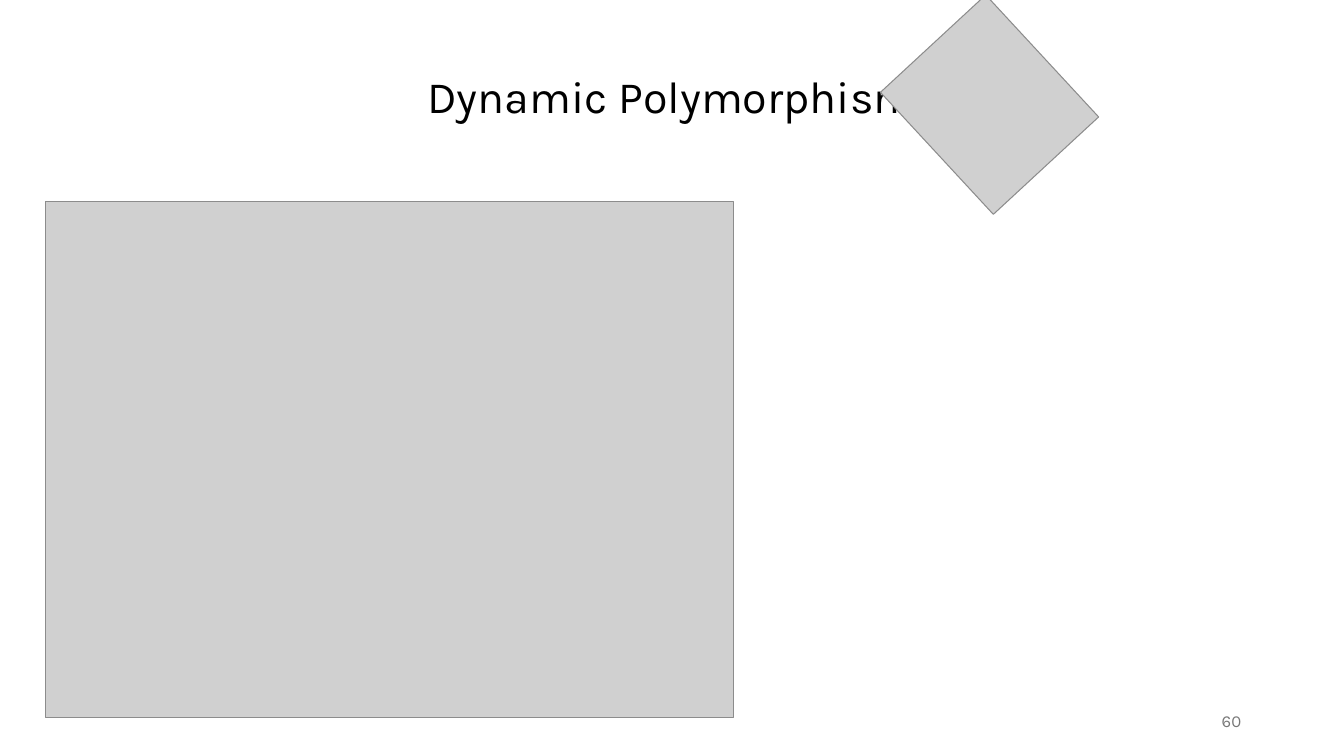
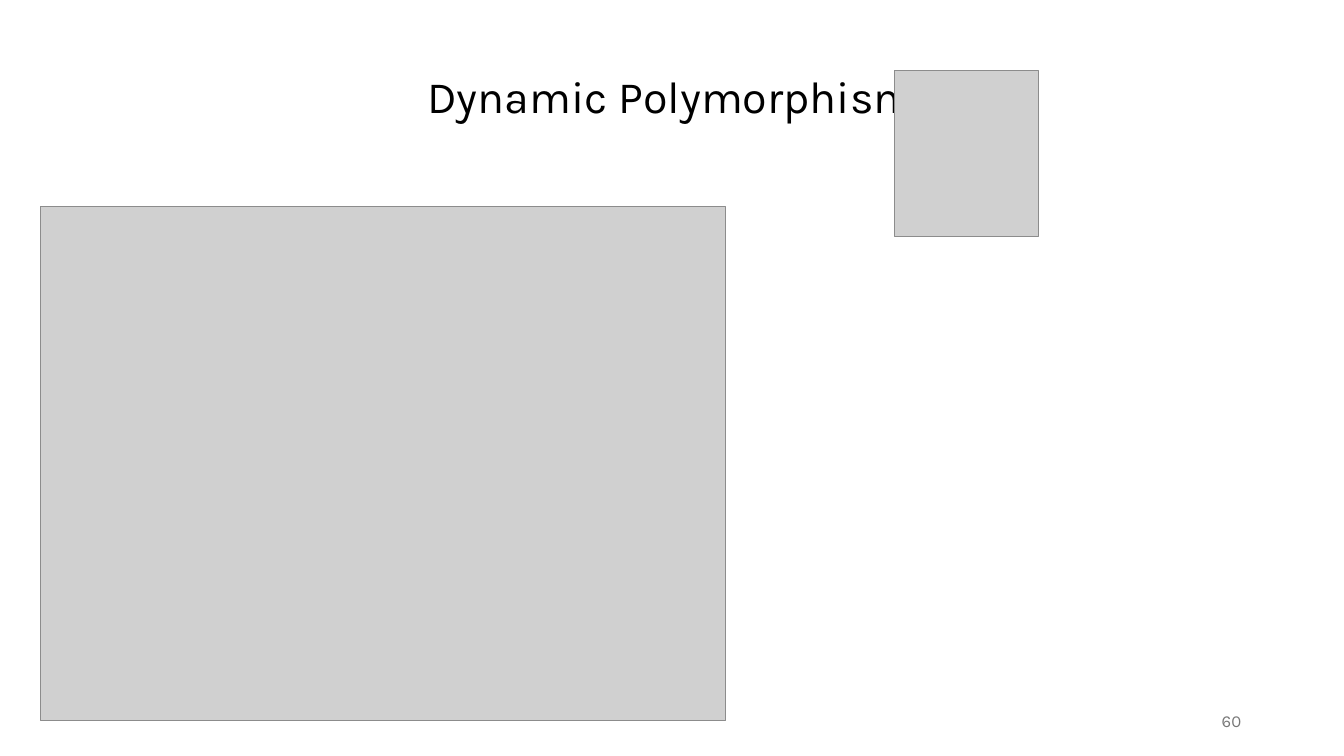
Before and after one commit to janos32783/cppcon_2024_cost_cpp_abstractions, a slide deck: slide 60 of presentation/cppcon.pptx. Drawn at 1344x756 pixels with LibreOffice and Linux fonts; fonts in the diff are those of the drawing; grey boxes stand for pictures. Boxes give left, top, right and bottom in pixels: in the first picture for what was removed or moved away, otherwise in the second. Text is boxed around its words. In the diff, an @@ line names an element or a change of style, - is before the commit and + after.

```diff
--- a/presentation/cppcon.pptx
+++ b/presentation/cppcon.pptx
@@ picture at [895, 71, 1038, 237]: rotation 317 to 0 degrees @@
@@ picture: place and size @@
-picture at [45, 202, 733, 718]
+picture at [40, 207, 726, 721]
```
Also in this commit, not shown: 2 other slides changed, 8 slides added, 1 slide removed, 4 other files.
